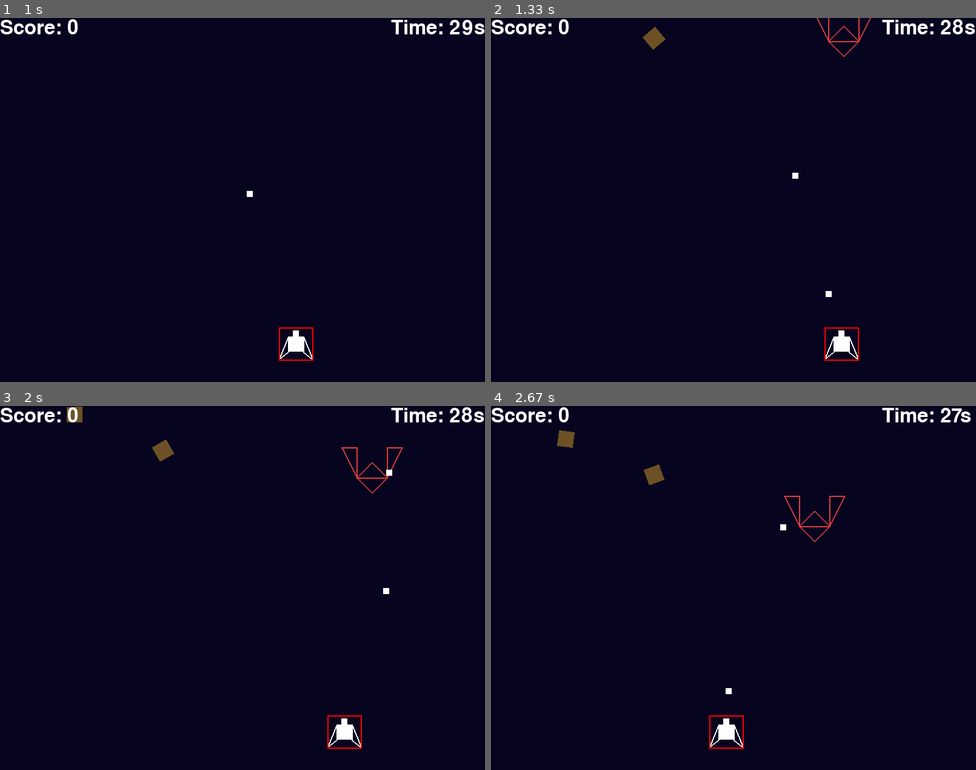
Above: before the commit, frames 1-4 (two rows, left to right).
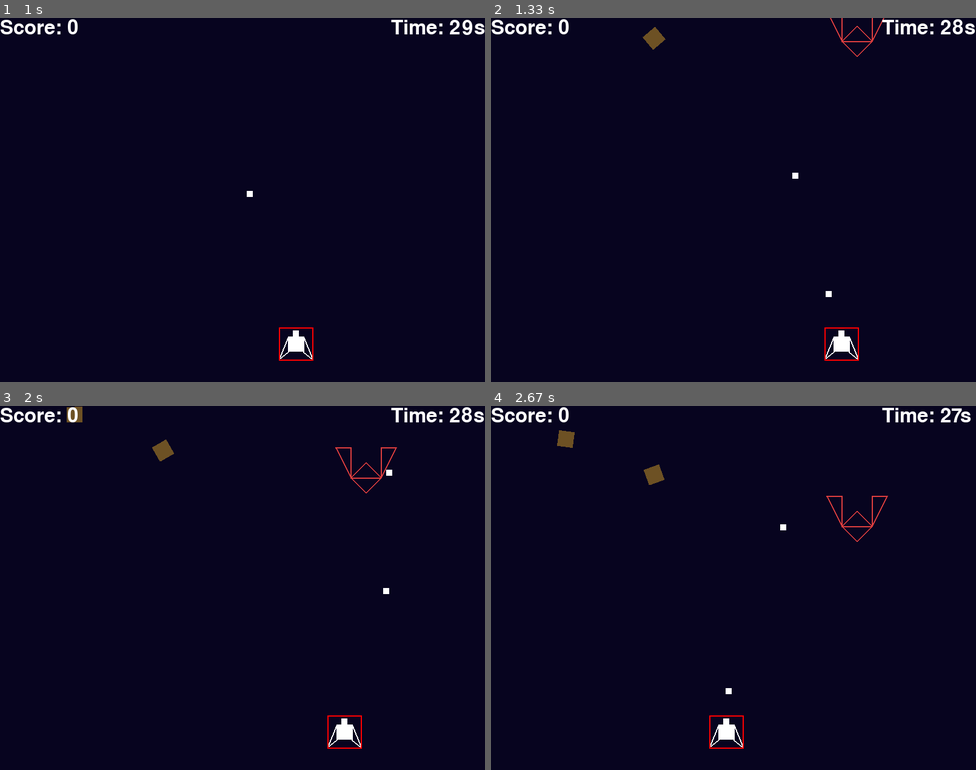
Above: after the commit, the same moments.

Repository: gnikkoch96/pygame-projects
Game: pygame game, started from test_game/shootemup_game/main.py
Same seed, same stepped clock (60 frames per second), same inputs: the game is played once before the commit and once after it.
Inputs:
- Up to frame 1 (1 s): tap Space at 0.33, 0.73 s; hold Right from 0.67 s (still down)
- Up to frame 2 (1.33 s): tap Space at 1.03, 1.23 s; release Right at 1.13 s; hold Right from 1.17 s (still down)
- Up to frame 3 (2 s): tap Space at 1.53, 1.73 s; release Right at 1.63 s; hold Left from 1.67 s (still down)
- Up to frame 4 (2.67 s): tap Space at 2.03, 2.3, 2.6 s; release Left at 2.2 s; hold Left 2.23-2.63 s

Frame 1 is identical in both runs. In frame 2, 0.2% of the frame differs, in the area x 67-82%, y 0-11%; in frame 3, 0.2%; in frame 4, 0.3%, in the area x 60-82%, y 24-38%.

Commit message:
fix: invalid score value shown in the text animation

Diff:
--- a/test_game/shootemup_game/entities/enemy.py
+++ b/test_game/shootemup_game/entities/enemy.py
@@ -17,7 +17,6 @@
         self.speed = speed
         self.width = 50
         self.height = 50
-        self.bullets: List[Bullet] = []
         self.current_target_index = 0
         self.last_shot_time = 0
         self.shot_cooldown = shot_cooldown
@@ -31,26 +30,28 @@
             self.color = Enemy.RED_COLOR
 
     def shoot(self):
-        pass
+        current_time = pygame.time.get_ticks()
+        if current_time - self.last_shot_time >= self.shot_cooldown:
+            self.bullet_pool.get_bullet(self.x, self.y, 2, 0)
+            self.last_shot_time = current_time
 
     def update(self, player: Player):
         # fly to the center of the screen in the beginning
         if self.y <= SCREEN_HEIGHT // 3:
             self.y += self.speed
+        else:
+            # update center to fly towards player
+            if self.x < player.x:
+                self.x += self.speed
+            elif self.x > player.x:
+                self.x -= self.speed
 
-        # update center to fly towards player
-        if self.x < player.x:
-            self.x += self.speed
-        elif self.x > player.x:
-            self.x -= self.speed
+            self.shoot()
+
+
 
 
     def render(self, screen: pygame.Surface):
-        # bullets
-        for bullet in self.bullets:
-            bullet.render(screen)
-
-
         # left wing
         pygame.draw.polygon(screen,
                             self.color,
--- a/test_game/shootemup_game/main.py
+++ b/test_game/shootemup_game/main.py
@@ -78,17 +78,19 @@
                 meteor.is_alive = False
 
                 # update score
-                score += max(1, int(meteor_pool.meteor_max_size / meteor.width * 10))
+                score_earned = max(1, int(meteor_pool.meteor_max_size / meteor.width * 10))
 
                 # add animation earned
                 text_animations.append({
-                    'text': f"+{score}",
+                    'text': f"+{score_earned}",
                     'x': meteor.x,
                     'y': meteor.y,
                     'alpha': 255,
                     'text_color': "#ffffff",
                     'timer': 180 # 3 seconds at 60FPS
                 })
+
+                score += score_earned
 
 
 def show_game_over_dialog():
